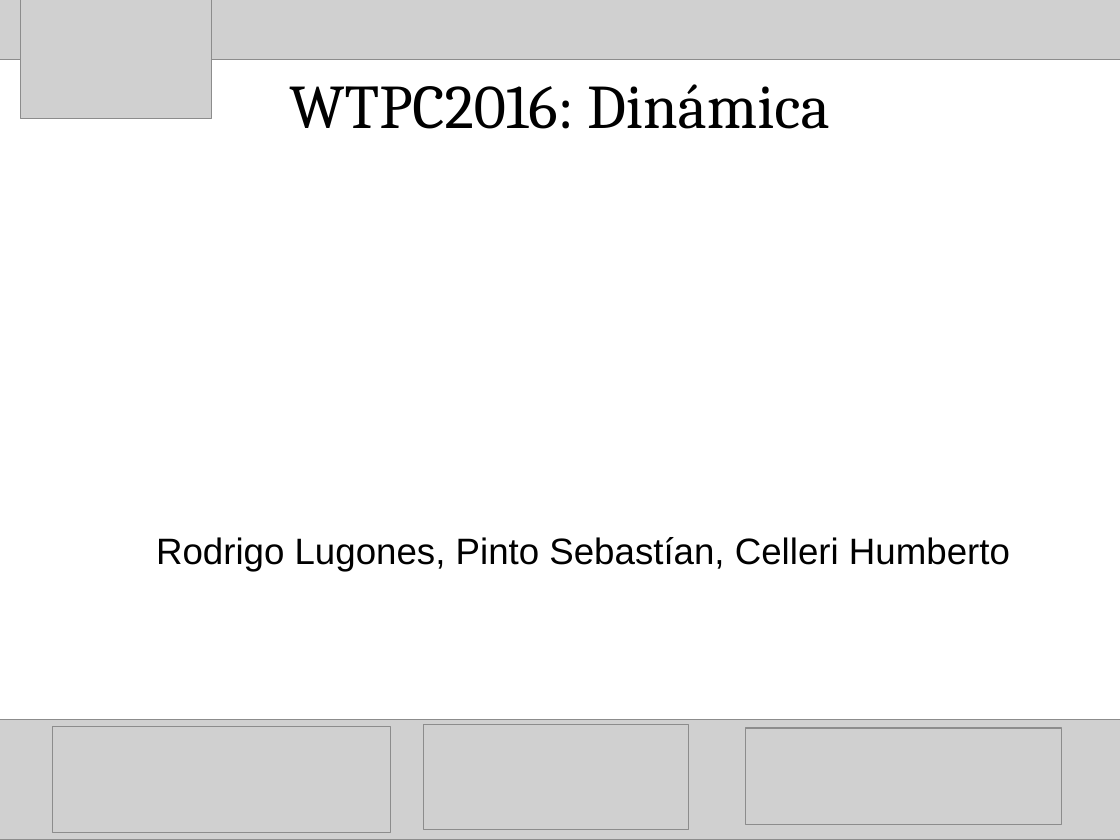
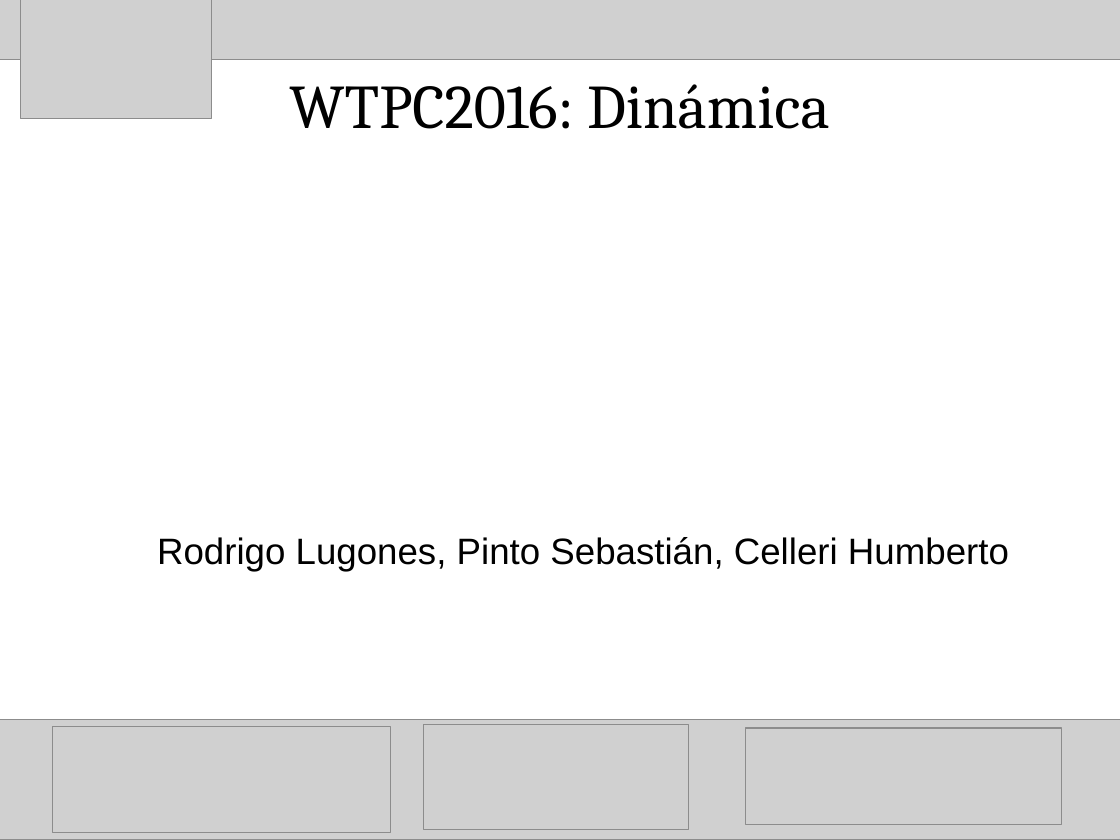
Before and after one commit to HumbertoCelleri/ljmd, a slide deck: slide 4 of presentacion/Presentacion.odp. Drawn at 1120x840 pixels with LibreOffice and Linux fonts; fonts in the diff are those of the drawing; grey boxes stand for pictures. Boxes give left, top, right and bottom in pixels: in the first picture for what was removed or moved away, otherwise in the second. Text is boxed around its words. In the diff, an @@ line names an element or a change of style, - is before the commit and + after.

```diff
--- a/presentacion/Presentacion.odp
+++ b/presentacion/Presentacion.odp
@@ text at [157, 537, 1009, 571]: text changed @@
-Rodrigo Lugones, Pinto Sebastían, Celleri Humberto
+Rodrigo Lugones, Pinto Sebastián, Celleri Humberto
```
Also in this commit, not shown: 1 other slide changed, 4 other files.
